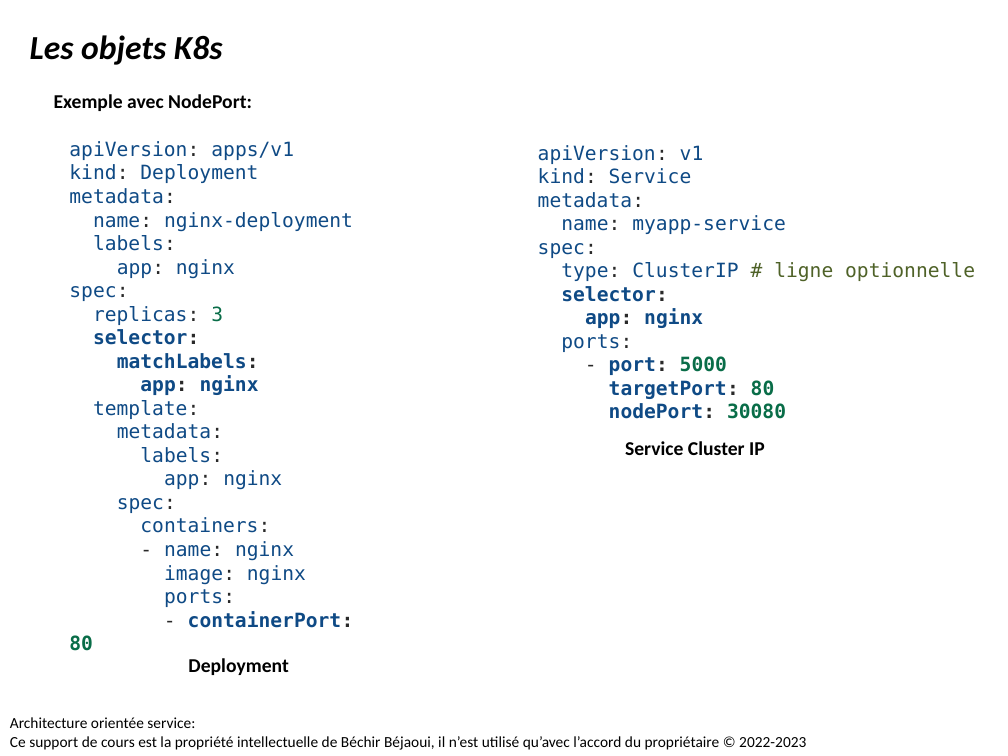
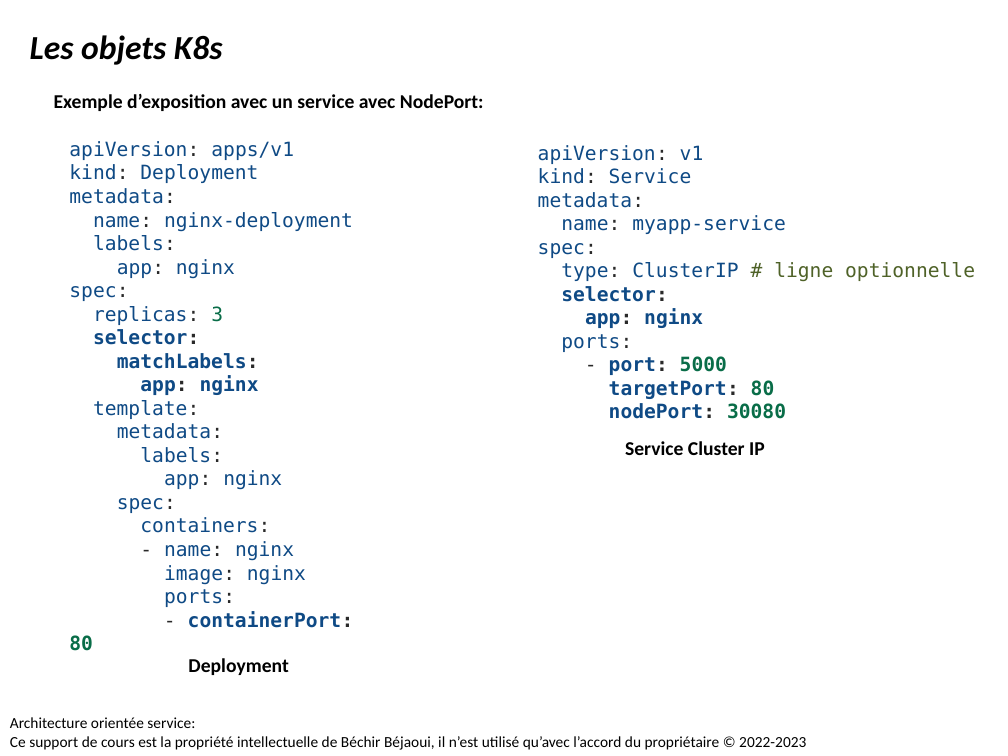
Before and after one commit to bejaouibechir/Devops2024, a slide deck: slide 21 of 5.Kubernetes/1.Les techniques de déploiements avec Kubernetes.pptx. Drawn at 1008x756 pixels with LibreOffice and Linux fonts; fonts in the diff are those of the drawing. Boxes give left, top, right and bottom in pixels: in the first picture for what was removed or moved away, otherwise in the second. Text is boxed around its words. In the diff, an @@ line names an element or a change of style, - is before the commit and + after.

```diff
--- a/5.Kubernetes/1.Les techniques de déploiements avec Kubernetes.pptx
+++ b/5.Kubernetes/1.Les techniques de déploiements avec Kubernetes.pptx
@@ text at [54,94,484,111]: text changed @@
-Exemple avec NodePort:
+Exemple d’exposition avec un service avec NodePort:
```
Also in this commit, not shown: 9 other slides changed, 1 other file.
